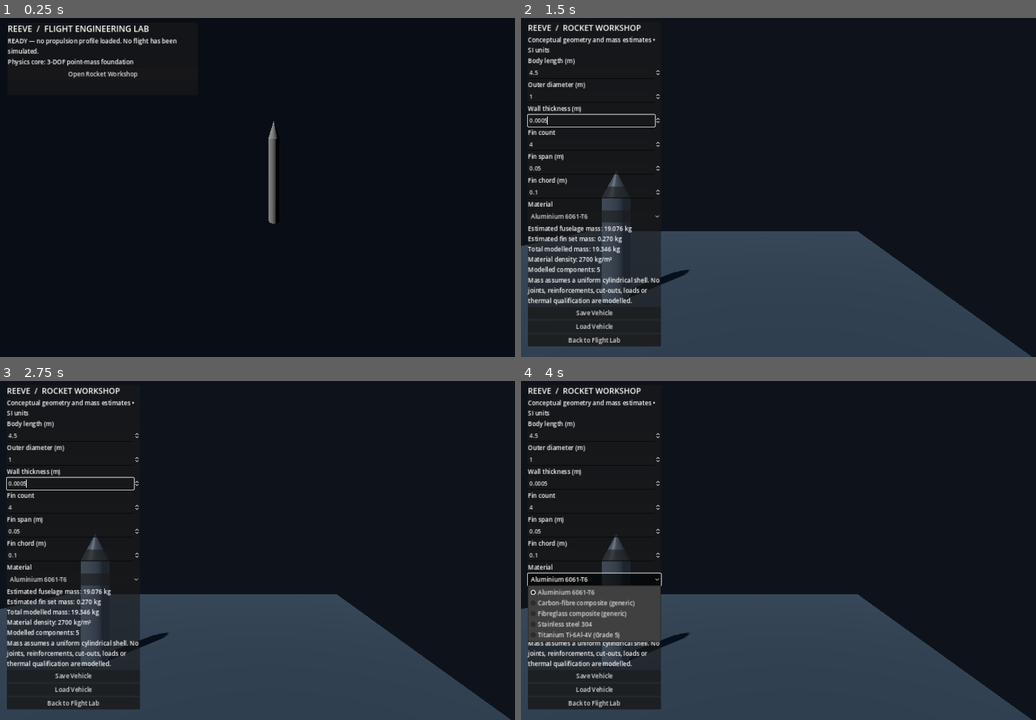
Above: before the commit, frames 1-4 (two rows, left to right).
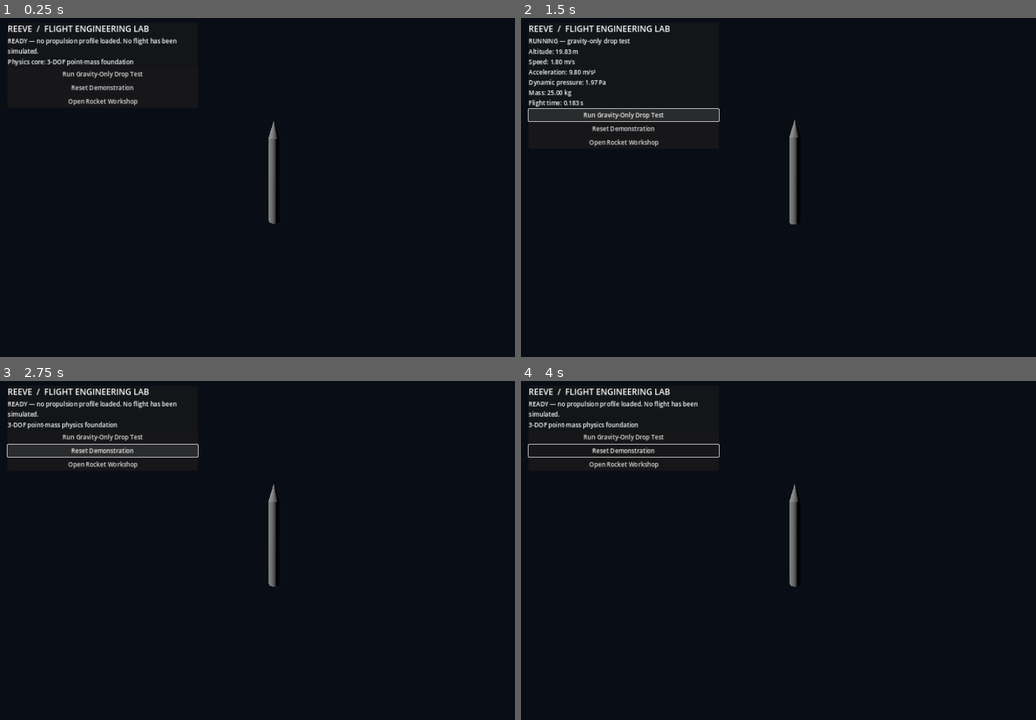
Above: after the commit, the same moments.

Repository: Inflare12/Reeve
Game: Godot game, scene res://scenes/main/main.tscn
Two runs of this game, one before a commit and one after it. Both use one fixed random seed, a clock stepped at 60 frames per second and the inputs below.
Inputs (mouse positions are in pixels of both pictures, inside the frame that each line leads up to):
- Up to frame 1 (0.25 s): no input
- Up to frame 2 (1.5 s): click (624, 75) at 0.5 s, where only the run after the commit has a clickable "Run Gravity-Only Drop Test"; click (624, 116) at 1.25 s, where only the run after the commit has a clickable "Run Gravity-Only Drop Test"
- Up to frame 3 (2.75 s): click (103, 492) at 2 s, where only the run after the commit has a clickable "Reset Demonstration"
- Up to frame 4 (4 s): click (624, 452) at 2.75 s, where only the run after the commit has a clickable "Reset Demonstration"; click (593, 581) at 3.5 s, where only the run before the commit has a clickable "Aluminium 6061-T6"

The runs differ from the first frame. In frame 1, 0.5% of the frame differs, in the area x 12-28%, y 15-26%; in frame 2, 32%; in frame 3, 32%; in frame 4, 32%, in the area x 0-100%, y 2-100%.

Commit message:
Add live gravity-only flight demonstration controls

Diff:
--- a/scripts/main.gd
+++ b/scripts/main.gd
@@ -1,14 +1,84 @@
 extends Node3D
 
 @onready var status_label: Label = $CanvasLayer/Panel/Info/Status
+@onready var scope_label: Label = $CanvasLayer/Panel/Info/Scope
 @onready var camera: Camera3D = $Camera3D
+
+var simulation := ReeveSimulationController.new()
 
 func _ready() -> void:
 	camera.look_at(Vector3(0.0, 2.0, 0.0), Vector3.UP)
 	status_label.text = "READY — no propulsion profile loaded. No flight has been simulated."
+
+	var gravity_button := Button.new()
+	gravity_button.text = "Run Gravity-Only Drop Test"
+	gravity_button.pressed.connect(_start_gravity_drop)
+	$CanvasLayer/Panel/Info.add_child(gravity_button)
+
+	var reset_button := Button.new()
+	reset_button.text = "Reset Demonstration"
+	reset_button.pressed.connect(_reset_demonstration)
+	$CanvasLayer/Panel/Info.add_child(reset_button)
+
 	var workshop_button := Button.new()
 	workshop_button.text = "Open Rocket Workshop"
 	workshop_button.pressed.connect(func() -> void:
 		get_tree().change_scene_to_file("res://scenes/workshop/workshop.tscn")
 	)
 	$CanvasLayer/Panel/Info.add_child(workshop_button)
+
+func _process(delta: float) -> void:
+	if not simulation.running:
+		return
+	simulation.advance_frame(delta)
+	_update_flight_display()
+	if simulation.ground_contact:
+		status_label.text = "GROUND CONTACT — demonstration complete"
+	elif not simulation.last_error.is_empty():
+		status_label.text = "SIMULATION ERROR — %s" % simulation.last_error
+
+func _start_gravity_drop() -> void:
+	var initial_state := ReeveFlightState.new()
+	initial_state.position_m = Vector3(0.0, 20.0, 0.0)
+	initial_state.mass_kg = 25.0
+	initial_state.propellant_remaining_kg = 0.0
+	var model := {
+		"thrust_n": 0.0,
+		"mass_flow_kg_s": 0.0,
+		"dry_mass_kg": 25.0,
+		"drag_coefficient": 0.5,
+		"reference_area_m2": PI * 0.28 * 0.28,
+		"ground_altitude_m": 0.0
+	}
+	if not simulation.configure(initial_state, model):
+		status_label.text = "Could not start test: %s" % simulation.last_error
+		return
+	status_label.text = "RUNNING — gravity-only drop test"
+	_update_flight_display()
+
+func _reset_demonstration() -> void:
+	simulation.reset()
+	$RocketVisual.position = Vector3.ZERO
+	camera.position = Vector3(10.0, 7.0, 13.0)
+	camera.look_at(Vector3(0.0, 2.0, 0.0), Vector3.UP)
+	status_label.text = "READY — no propulsion profile loaded. No flight has been simulated."
+	scope_label.text = "3-DOF point-mass physics foundation"
+
+func _update_flight_display() -> void:
+	if simulation.state == null:
+		return
+	var state := simulation.state
+	var atmosphere := ReeveAtmosphere.sample(state.position_m.y)
+	var speed: float = state.velocity_m_s.length()
+	var dynamic_pressure: float = 0.5 * float(atmosphere.density_kg_m3) * speed * speed
+	$RocketVisual.position = state.position_m
+	camera.position = state.position_m + Vector3(10.0, 6.0, 13.0)
+	camera.look_at(state.position_m + Vector3.UP * 2.0, Vector3.UP)
+	scope_label.text = "Altitude: %.2f m\nSpeed: %.2f m/s\nAcceleration: %.2f m/s²\nDynamic pressure: %.2f Pa\nMass: %.2f kg\nFlight time: %.3f s" % [
+		state.position_m.y,
+		speed,
+		state.acceleration_m_s2.length(),
+		dynamic_pressure,
+		state.mass_kg,
+		state.time_s
+	]
